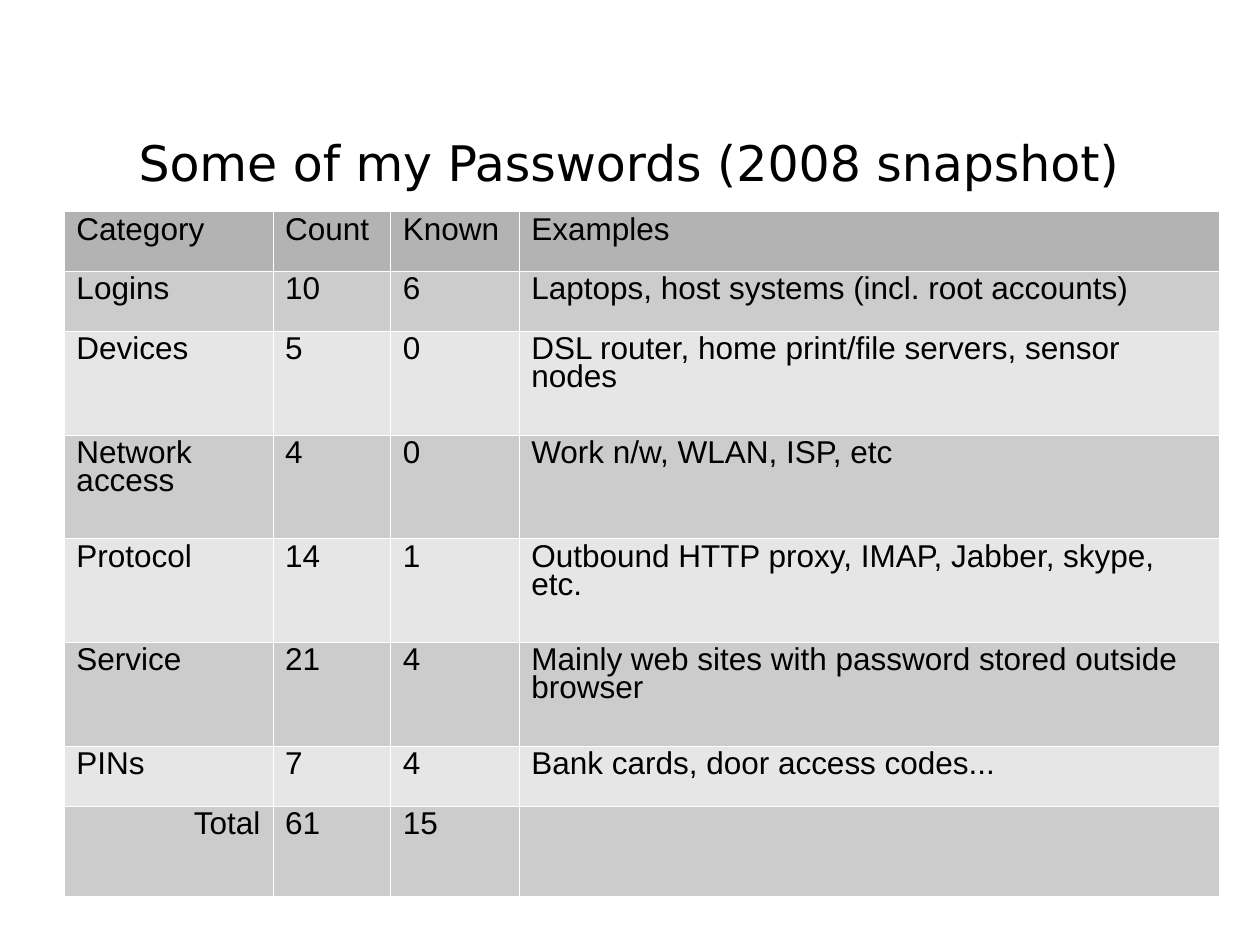
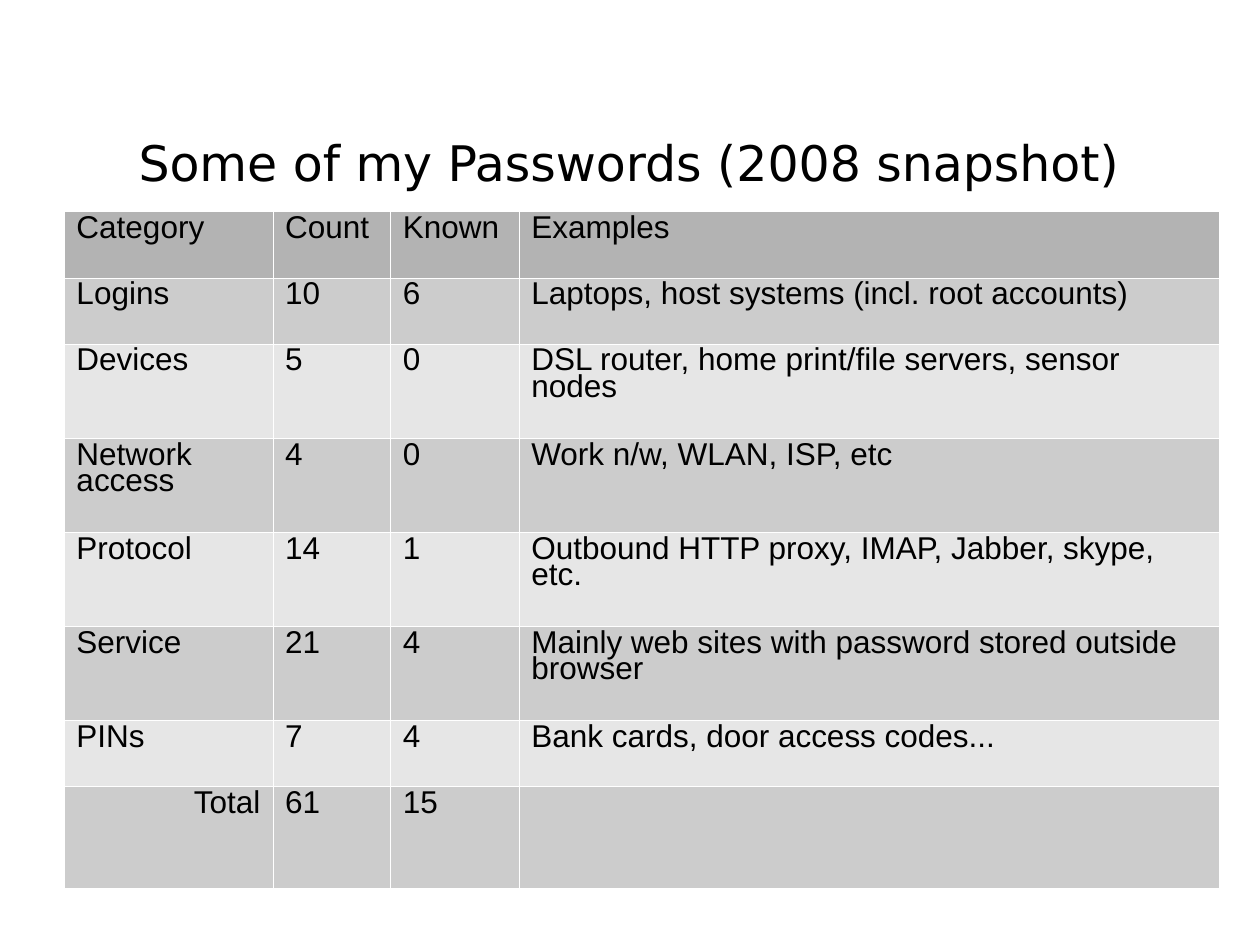
Before and after one commit to sftcd/cs7053, a slide deck: slide 47 of 2016lectures/02-concepts.ppt. Drawn at 1260x945 pixels with LibreOffice and Linux fonts; fonts in the diff are those of the drawing. Boxes give left, top, right and bottom in pixels: in the first picture for what was removed or moved away, otherwise in the second. Text is boxed around its words. In the diff, an @@ line names an element or a change of style, - is before the commit and + after.

```diff
--- a/2016lectures/02-concepts.ppt
+++ b/2016lectures/02-concepts.ppt
@@ table at (x1=64, y1=212, x2=1220, y2=896) @@
@@ line spacing 0.79 to 0.74 @@
```
Also in this commit, not shown: 26 other slides changed, 3 slides added, 2 other files.
